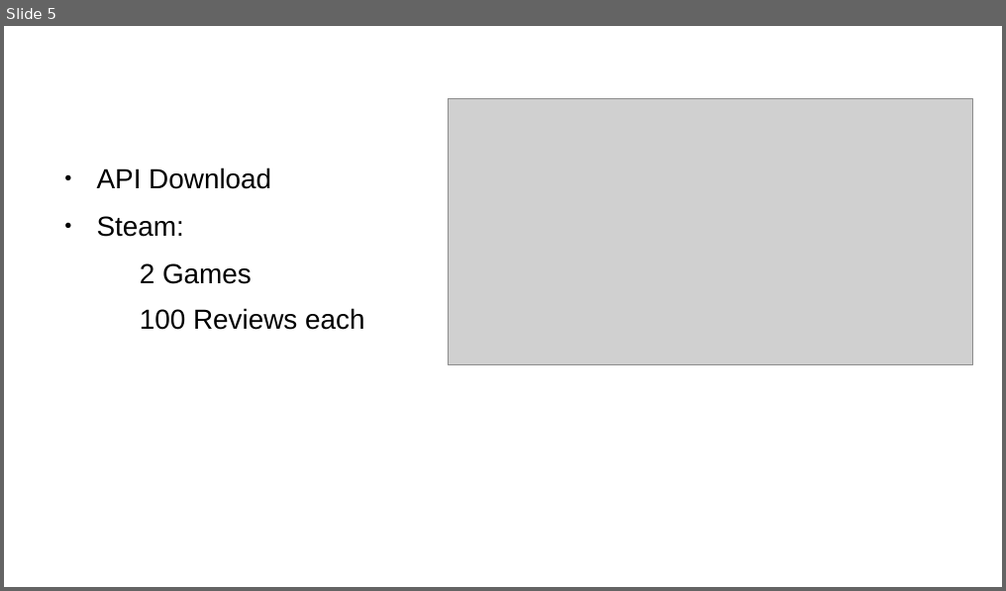
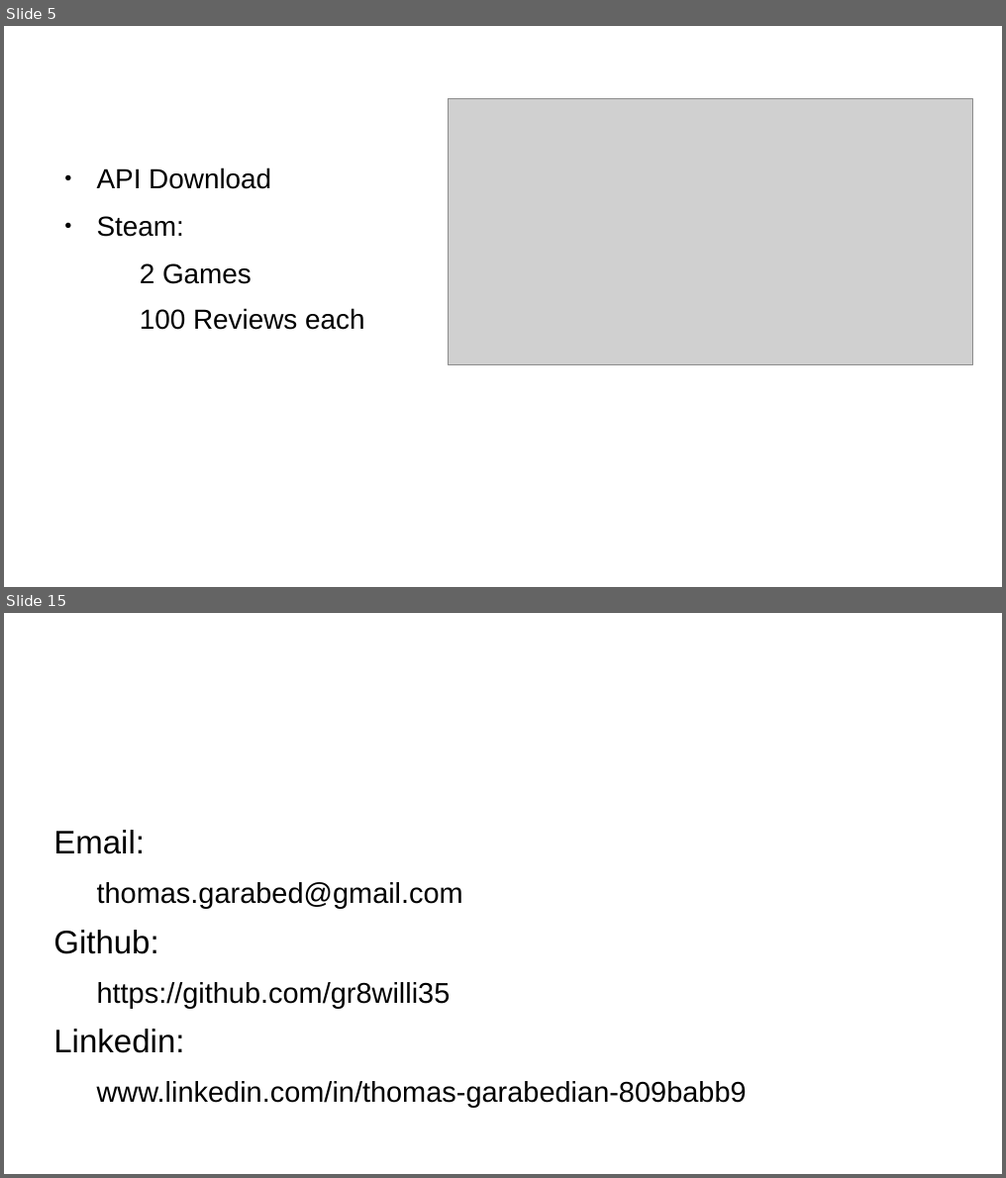
Before and after one commit to gr8willi35/DSI-CS1, a slide deck: cap1_pwrpt.odp. Shown one above the other, each under a label of ours: slide 5 before the commit, slides 5 and 15 after it; the slides between them are not shown. The pictures are 1006x591 and 1006x1178 pixels, drawn with LibreOffice and Linux fonts; fonts in the diff are those of the drawing; grey boxes stand for pictures; background and template pictures are left out. Boxes give left, top, right and bottom in pixels: in the first picture for what was removed or moved away, otherwise in the second. Text is boxed around its words. In the diff, an @@ line names an element or a change of style, - is before the commit and + after.

```diff
--- a/cap1_pwrpt.odp
+++ b/cap1_pwrpt.odp
@@ slide 15 added at (4,613,1002,1174), background #FFFFFF @@
@@ title added at (54,635,749,727), 35.7 pt, text #FFFFFF @@
+Thank You
@@ text added at (54,830,746,1108), 22.8 pt, text #000000 @@
+Email:
+  thomas.garabed@gmail.com
+Github:
+  https://github.com/gr8willi35
+Linkedin:
+  www.linkedin.com/in/thomas-garabedian-809babb9
```
Also in this commit, not shown: 1 slide changed, 7 other slides added, 1 slide removed, 8 other files.
